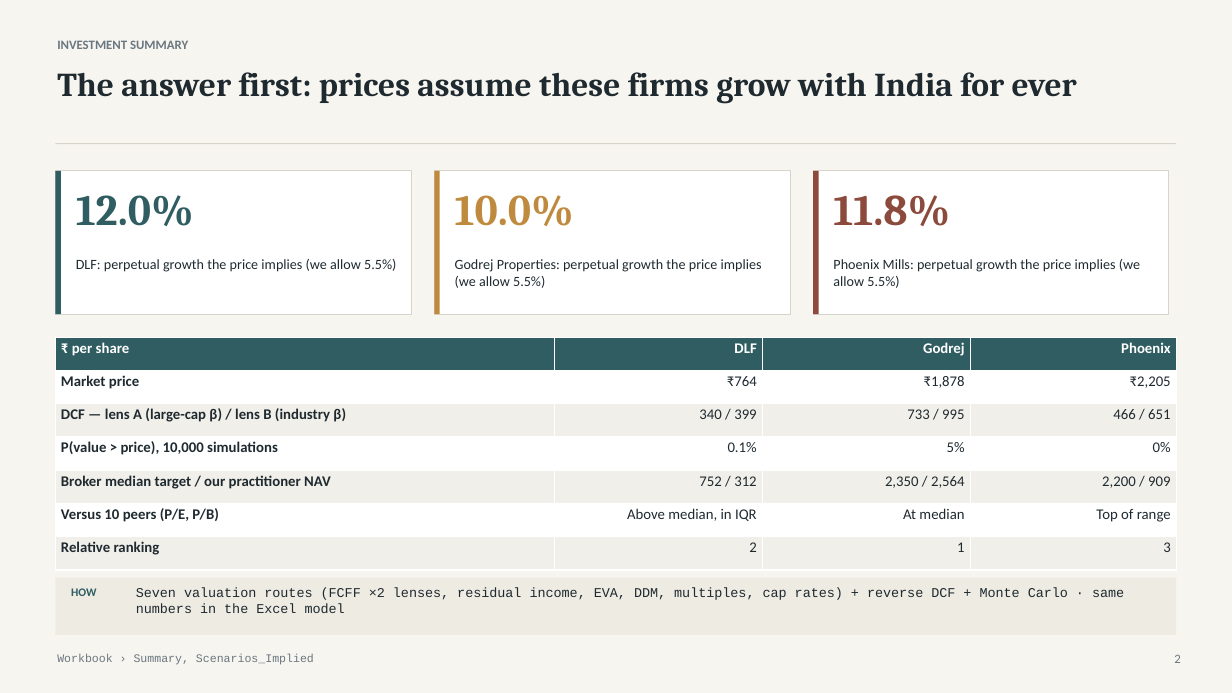
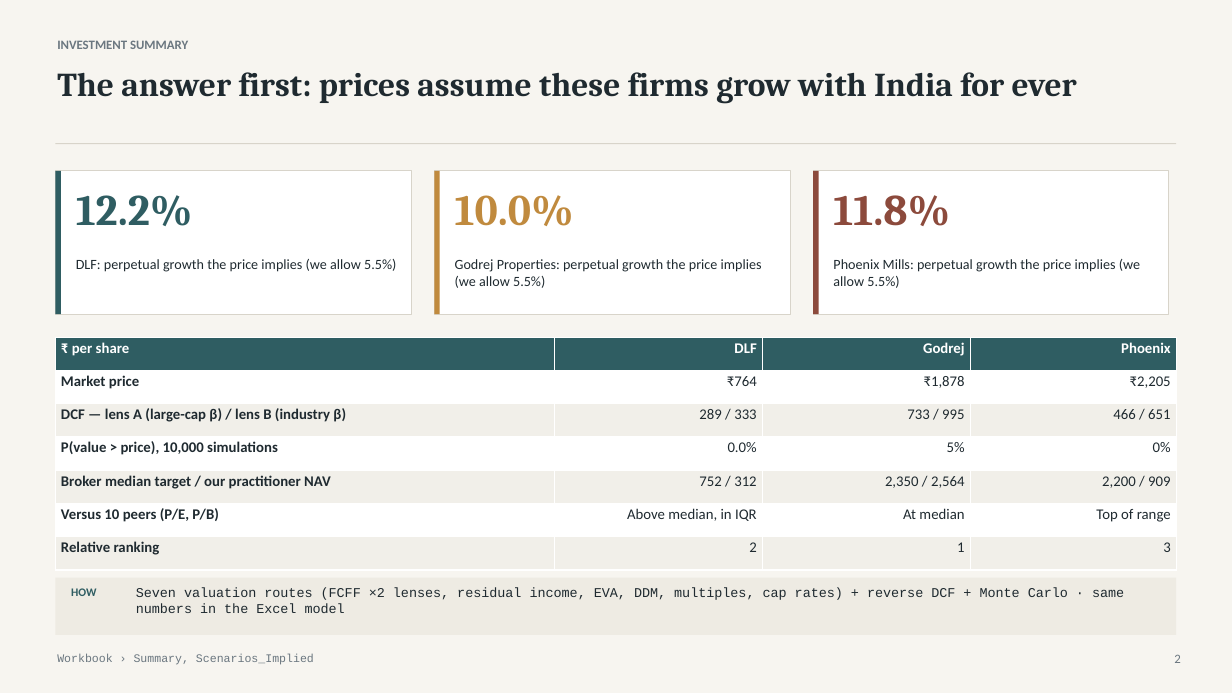
Before and after one commit to atharvaakz/BAAV, a slide deck: slide 2 of reports/ProjectBaav_Group27_Presentation.pptx. Drawn at 1232x693 pixels with LibreOffice and Linux fonts; fonts in the diff are those of the drawing. Boxes give left, top, right and bottom in pixels: in the first picture for what was removed or moved away, otherwise in the second. Text is boxed around its words. In the diff, an @@ line names an element or a change of style, - is before the commit and + after.

```diff
--- a/reports/ProjectBaav_Group27_Presentation.pptx
+++ b/reports/ProjectBaav_Group27_Presentation.pptx
@@ text at [76,195,193,226]: text changed @@
-12.0%
+12.2%
@@ table at [55,337,1177,570] @@
-row 3, column 2: 340 / 399
+row 3, column 2: 289 / 333
-row 4, column 2: 0.1%
+row 4, column 2: 0.0%
```
Also in this commit, not shown: 2 other slides changed, 30 other files.
